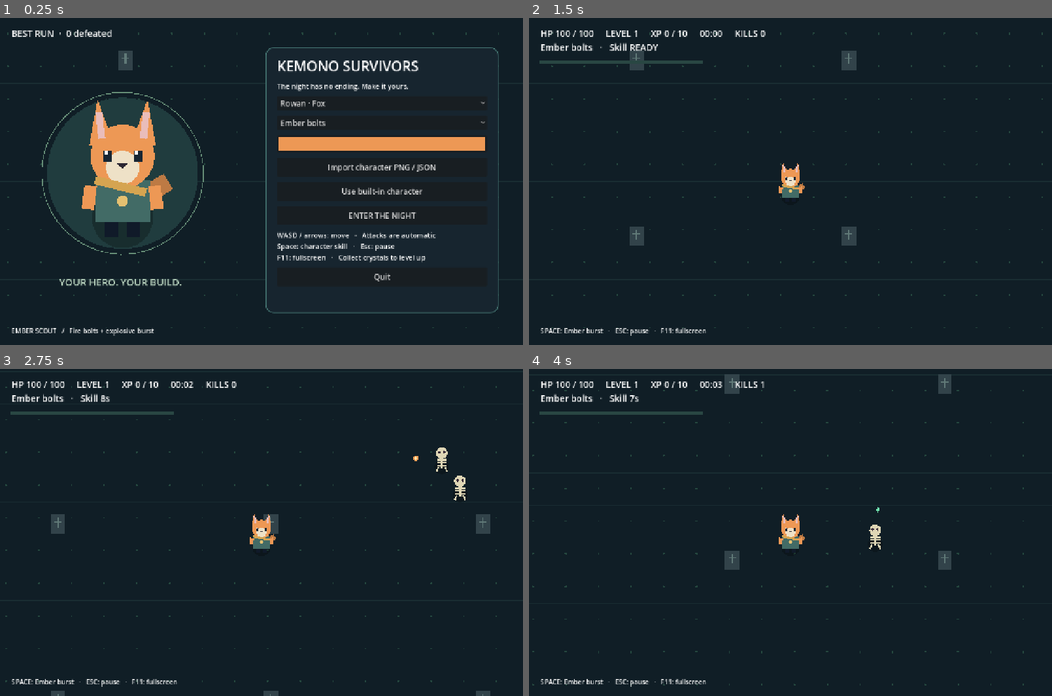
Above: before the commit, frames 1-4 (two rows, left to right).
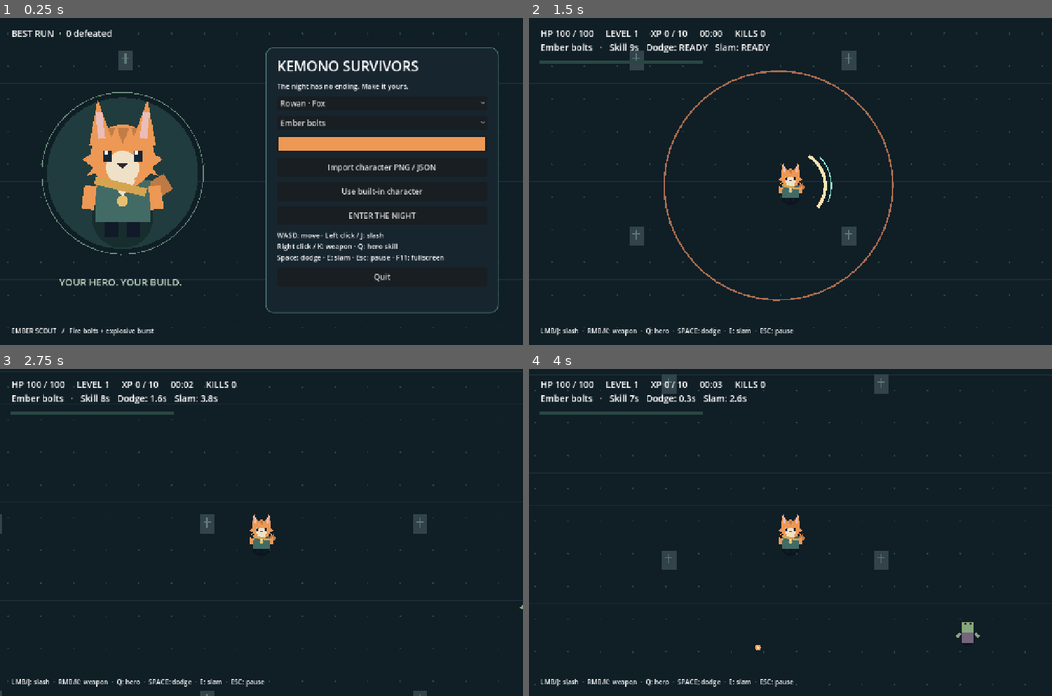
Above: after the commit, the same moments.

Repository: walpbear/Testing
Game: Godot game, scene res://main.tscn
The game is run twice, just before and just after one commit, with the same random seed, the same clock (stepped at 60 frames per second) and the same inputs.
Inputs (mouse positions are in pixels of both pictures, inside the frame that each line leads up to):
- Up to frame 1 (0.25 s): no input
- Up to frame 2 (1.5 s): click "ENTER THE NIGHT" at 0.5 s; tap Enter at 1.25 s; move the mouse to (905, 165) at 1.27 s; hold D from 1.28 s (still down); tap Q at 1.35 s; click (905, 165) at 1.42 s
- Up to frame 3 (2.75 s): tap Space at 1.52, 1.82, 2.27, 2.57 s; tap E at 1.55, 2.1 s; move the mouse to (156, 548) at 2.02 s; release D at 2.03 s; hold S from 2.03 s (still down); click (156, 548) at 2.17 s; tap J at 2.3 s
- Up to frame 4 (4 s): move the mouse to (842, 460) at 2.77 s; release S at 2.78 s; hold D 2.78-3.53 s; hold J 2.78-3.53 s; click (842, 460) at 2.92 s; tap K at 3.05, 3.6 s; move the mouse to (764, 597) at 3.52 s; hold W from 3.53 s (still down); click (764, 597) at 3.67 s; tap Space at 3.77, 3.8 s

The runs differ from the first frame. In frame 1, 1.0% of the frame differs, in the area x 15-85%, y 33-75%; in frame 2, 1.7%; in frame 3, 2.3%; in frame 4, 2.7%, in the area x 0-95%, y 1-98%.

Commit message:
Switch to manual hack-and-slash combat with hit reactions and audio

Diff:
--- a/kemono-survivors/scripts/game.gd
+++ b/kemono-survivors/scripts/game.gd
@@ -47,10 +47,20 @@
 var movement := Vector2.ZERO
 var orbit_timer := 0.0
 var spawn_enabled := true
+var facing := Vector2.RIGHT
+var slash_time := 0.0
+var blade_time := 0.0
+var dodge_cd := 0.0
+var slam_cd := 0.0
+var hurt_time := 0.0
+var sound_enabled := true
+var sounds: Dictionary = {}
+var sound_players: Array[AudioStreamPlayer] = []
 
 func _ready() -> void:
 	rng.randomize()
 	load_settings()
+	build_sounds()
 	build_ui()
 	show_menu()
 
@@ -120,7 +130,7 @@
 	box.add_child(button("Import character PNG / JSON", func(): file_dialog.popup_centered_ratio(0.75)))
 	box.add_child(button("Use built-in character", func(): custom = false; select_hero(hero)))
 	box.add_child(button("ENTER THE NIGHT", start_run))
-	box.add_child(label("WASD / arrows: move   ·   Attacks are automatic\nSpace: character skill   ·   Esc: pause\nF11: fullscreen   ·   Collect crystals to level up", 17))
+	box.add_child(label("WASD: move · Left click / J: slash\nRight click / K: weapon · Q: hero skill\nSpace: dodge · E: slam · Esc: pause · F11: fullscreen", 17))
 	box.add_child(button("Quit", func(): get_tree().quit()))
 	file_dialog = FileDialog.new()
 	file_dialog.access = FileDialog.ACCESS_FILESYSTEM
@@ -178,6 +188,11 @@
 	skill_cooldown = 0
 	invincible = 0
 	orbit_timer = 0
+	slash_time = 0
+	blade_time = 0
+	dodge_cd = 0
+	slam_cd = 0
+	hurt_time = 0
 	enemies.clear()
 	bolts.clear()
 	gems.clear()
@@ -186,13 +201,16 @@
 	state = "playing"
 	menu.hide()
 	overlay.hide()
-	notice.text = "SPACE: " + ["Ember burst", "Moon dash", "Healing howl", "Thunder strike"][hero] + "   ·   ESC: pause   ·   F11: fullscreen"
+	notice.text = "LMB/J: slash  ·  RMB/K: weapon  ·  Q: hero  ·  SPACE: dodge  ·  E: slam  ·  ESC: pause"
 
 func _unhandled_key_input(event: InputEvent) -> void:
 	if not event is InputEventKey or not event.pressed or event.echo: return
 	if event.keycode == KEY_F11:
 		DisplayServer.window_set_mode(DisplayServer.WINDOW_MODE_WINDOWED if DisplayServer.window_get_mode() == DisplayServer.WINDOW_MODE_FULLSCREEN else DisplayServer.WINDOW_MODE_FULLSCREEN)
-	if event.keycode == KEY_SPACE and state == "playing": use_skill()
+	if state == "playing":
+		if event.keycode == KEY_Q: use_skill()
+		if event.keycode == KEY_SPACE: dodge()
+		if event.keycode == KEY_E: slam()
 	if event.keycode == KEY_ESCAPE:
 		if state == "playing":
 			state = "paused"
@@ -206,6 +224,10 @@
 func _process(delta: float) -> void:
 	if state == "playing":
 		movement = Vector2(float(Input.is_physical_key_pressed(KEY_D) or Input.is_physical_key_pressed(KEY_RIGHT)) - float(In …(267 unchanged characters)…
+		var aim := get_global_mouse_position() - Vector2(640, 410)
+		if aim.length() > 8: facing = aim.normalized()
+		if Input.is_mouse_button_pressed(MOUSE_BUTTON_LEFT) or Input.is_physical_key_pressed(KEY_J): basic_attack()
+		if Input.is_mouse_button_pressed(MOUSE_BUTTON_RIGHT) or Input.is_physical_key_pressed(KEY_K): weapon_attack()
 		step_world(minf(delta, 0.05))
 	queue_redraw()
 
@@ -215,35 +237,42 @@
 	player += movement * speed * dt
 	invincible = maxf(0, invincible - dt)
 	skill_cooldown = maxf(0, skill_cooldown - dt)
-	attack_timer -= dt
+	attack_timer = maxf(0, attack_timer - dt)
+	slash_time = maxf(0, slash_time - dt)
+	blade_time = maxf(0, blade_time - dt)
+	dodge_cd = maxf(0, dodge_cd - dt)
+	slam_cd = maxf(0, slam_cd - dt)
+	hurt_time = maxf(0, hurt_time - dt)
 	spawn_timer -= dt
 	orbit_timer += dt
 	if spawn_enabled and spawn_timer <= 0:
 		spawn_timer = maxf(0.12, 0.9 - elapsed / 450.0)
 		for i in range(1 + mini(4, int(elapsed / 90))): spawn_enemy()
-	if attack_timer <= 0:
-		attack_timer = attack_interval
-		auto_attack()
 	for enemy in enemies:
 		var distance: Vector2 = player - enemy.pos
 		enemy.pos += distance.normalized() * float(enemy.speed) * (0.45 if float(enemy.get("slow", 0)) > 0 else 1.0) * dt
+		enemy.flash = maxf(0, float(enemy.get("flash", 0)) - dt)
 		enemy.slow = maxf(0, float(enemy.get("slow", 0)) - dt)
 		if distance.length() < 27 and invincible <= 0:
 			hp -= float(enemy.damage)
+			hurt_time = 0.25
+			play_sound("hurt")
+			enemy.pos -= distance.normalized() * 35
 			invincible = 0.7
-		if weapon == 1 and fmod(orbit_timer, attack_interval * 0.55) < dt and distance.length() < 100:
-			enemy.hp -= damage * (0.65 + mini(4, upgrades.multishot) * 0.16)
+		if blade_time > 0 and fmod(orbit_timer, attack_interval * 0.55) < dt and distance.length() < 100:
+			hit_enemy(enemy, damage * (0.65 + mini(4, upgrades.multishot) * 0.16))
 	for bolt in bolts:
 		bolt.pos += bolt.velocity * dt
 		bolt.life -= dt
 		for enemy in enemies:
 			if float(enemy.hp) > 0 and (bolt.pos as Vector2).distance_to(enemy.pos) < float(enemy.radius) + 8 and bolt.life > 0:
-				enemy.hp -= float(bolt.damage)
+				hit_enemy(enemy, float(bolt.damage))
 				bolt.life = 0
 	for i in range(enemies.size()-1, -1, -1):
 		if enemies[i].hp <= 0:
 			gems.append({"pos":enemies[i].pos, "value":3.0 if enemies[i].elite else 1.0})
 			kills += 1
+			play_sound("defeat")
 			enemies.remove_at(i)
 	bolts = bolts.filter(func(b): return b.life > 0)
 	for i in range(gems.size()-1, -1, -1):
@@ -252,6 +281,7 @@
 			gems[i].pos = (gems[i].pos as Vector2).move_toward(player, 340 * dt)
 		if distance < 22:
 			xp += float(gems[i].value)
+			play_sound("pickup")
 			gems.remove_at(i)
 	for effect in effects: effect.life -= dt
 	effects = effects.filter(func(e): return e.life > 0)
@@ -265,6 +295,7 @@
 		xp_needed = 8 + level * 5
 		show_level_up()
 	hud.text = "HP %d / %d     LEVEL %d     XP %d / %d     %02d:%02d     KILLS %d\n%s   ·   Skill %s" % [maxi(0, int(hp)), int(max_hp), level, int(xp), int(xp_needed), int(elapsed)/60, int(elapsed)%60, kills, WEAPONS[weapon], "READY" if skill_cooldown <= 0 else "%ds" % int(ceil(skill_cooldown))]
+	hud.text += "   Dodge: %s   Slam: %s" % ["READY" if dodge_cd <= 0 else "%.1fs" % dodge_cd, "READY" if slam_cd <= 0 else "%.1fs" % slam_cd]
 
 func spawn_enemy(kind := -1, at := Vector2.INF) -> void:
 	if enemies.size() >= 220: return
@@ -272,7 +303,7 @@
 	if at == Vector2.INF: at = player + Vector2.from_angle(rng.randf() * TAU) * rng.randf_range(680, 830)
 	var elite := elapsed > 60 and rng.randf() < 0.045
 	var growth := 1.0 + elapsed / 180.0
-	enemies.append({"pos":at, "kind":kind, "hp":float([36, 25,  …(167 unchanged characters)… ":28.0 if elite else 18.0, "elite":elite})
+	enemies.append({"pos":at, "kind":kind, "hp":float([36, 25,  …(167 unchanged characters)… ":28.0 if elite else 18.0, "elite":elite, "max_hp":float([36, 25, 30][kind]) * growth * (4 if elite else 1), "flash":0.0})
 
 func nearest_enemy() -> int:
 	var selected := -1
@@ -307,16 +338,17 @@
 					distance = d
 			if picked >= 0:
 				used.append(picked)
-				enemies[picked].hp -= damage * 1.4
+				hit_enemy(enemies[picked], damage * 1.4)
 				effects.append({"pos":enemies[picked].pos, "from":player, "radius":18.0, "color":Color("f5dd85"), "life":0.22})
 
 func area_damage(radius: float, amount: float, color_value: Color) -> void:
 	for enemy in enemies:
-		if player.distance_to(enemy.pos) < radius: enemy.hp -= amount
+		if player.distance_to(enemy.pos) < radius: hit_enemy(enemy, amount)
 	effects.append({"pos":player, "radius":radius, "color":color_value, "life":0.35})
 
 func use_skill() -> bool:
 	if state != "playing" or skill_cooldown > 0: return false
+	play_sound("skill")
 	skill_cooldown = [9.0, 5.0, 12.0, 10.0][hero]
 	match hero:
 		0: area_damage(280, damage * 4, Color("ff9765"))
@@ -343,6 +375,7 @@
 
 func show_level_up() -> void:
 	state = "upgrade"
+	play_sound("level")
 	var keys: Array = upgrades.keys()
 	keys.shuffle()
 	var descriptions := {"power":"Power  ·  +25% damage", "haste":"Haste  ·  faster attacks", "stride":"Stride  ·  +20 movement speed", "vitality":"Vitality  ·  +20 health + heal", "magnet":"Magnet  ·  wider crystal pickup", "multishot":"Mastery  ·  more bolts / blades / reach"}
@@ -415,10 +448,18 @@
 		var p := screen_pos(effect.pos)
 		draw_arc(p, effect.radius, 0, TAU, 48, c, 4)
 		if effect.has("from"): draw_line(screen_pos(effect.from), p, c, 4)
-	if weapon == 1:
+		if effect.has("damage"):
+			draw_string(ThemeDB.fallback_font, p + Vector2(-12, -35 - (0.5 - float(effect.life)) * 55), str(int(effect.damage)), HORIZONTAL_ALIGNMENT_LEFT, -1, 19, Color("fff0c4"))
+			for j in range(5): draw_line(p + Vector2.from_angle(j * TAU/5) * 12, p + Vector2.from_angle(j * TAU/5) * 23, c, 2)
+	if blade_time > 0:
 		for i in range(2 + mini(4, upgrades.multishot)):
 			var p := Vector2(640, 410) + Vector2.from_angle(orbit_timer * 3 + i * TAU / (2 + mini(4, upgrades.multishot))) * 80
 			draw_line(p - Vector2(8, 12), p + Vector2(8, 12), Color("dad7ff"), 6)
+	if slash_time > 0:
+		var angle := facing.angle()
+		draw_arc(Vector2(640,410), 85, angle - 0.85, angle + 0.85, 24, Color("f9e5b2"), 8)
+		draw_arc(Vector2(640,410), 100, angle - 0.6, angle + 0.6, 20, Color("91e8d3"), 3)
+	if hurt_time > 0: draw_rect(Rect2(0,0,1280,800), Color(0.8,0.15,0.12,hurt_time * 0.32))
 	if invincible <= 0 or int(elapsed * 12) % 2 == 0: draw_hero(Vector2(640, 410), 1)
 	draw_rect(Rect2(25, 106, 400, 7), Color("294743"))
 	draw_rect(Rect2(25, 106, 400 * minf(1, xp / xp_needed), 7), Color("7ee8b1"))
@@ -446,6 +487,12 @@
 	draw_line(p + Vector2(-23, 3)*s, p + Vector2(-25, 20)*s, tint, 9*s)
 	draw_line(p + Vector2(23, 3)*s, p + Vector2(25, 20)*s, tint, 9*s)
 	draw_circle(p + Vector2(0, -18)*s, 23*s, tint)
+	# Cheek tufts, fluffy chest, hair fringe and contrasting ear tips.
+	for side in [-1, 1]:
+		draw_colored_polygon(PackedVector2Array([p+Vector2(side*17,-23)*s,p+Vector2(side*29,-16)*s,p+Vector2(side*21,-10)*s,p+Vector2(side*26,-4)*s,p+Vector2(side*13,-8)*s]), tint)
+	draw_colored_polygon(PackedVector2Array([p+Vector2(-10,-1)*s,p+Vector2(0,11)*s,p+Vector2(10,-1)*s]),Color("eee1c7"))
+	for i in range(3):
+		draw_colored_polygon(PackedVector2Array([p+Vector2(-14+i*10,-39)*s,p+Vector2(-5+i*10,-39)*s,p+Vector2(-10+i*10,-27)*s]),tint.darkened(0.18))
 	var ear_height := 45 if species == "rabbit" else 28
 	for side in [-1, 1]:
 		var base := p + Vector2(side * 15, -31)*s
@@ -481,3 +528,86 @@
 	var eye_y := 2 if enemy.kind == 1 else -19
 	for side in [-1,1]: draw_circle(p+Vector2(side*6,eye_y)*s,3*s,Color("342635"))
 	if enemy.elite: draw_arc(p,36,0,TAU,24,Color("ed8d6b"),2)
+
+	if enemy.hp < enemy.max_hp:
+		draw_rect(Rect2(p+Vector2(-20,-42)*s,Vector2(40,4)*s),Color("402735"))
+		draw_rect(Rect2(p+Vector2(-20,-42)*s,Vector2(40*maxf(0,enemy.hp/enemy.max_hp),4)*s),Color("dc7c86"))
+	if float(enemy.get("flash", 0)) > 0:
+		draw_circle(p, 24*s, Color(1,0.95,0.8,0.6))
+
+func basic_attack() -> bool:
+	if state != "playing" or attack_timer > 0: return false
+	attack_timer = attack_interval * 0.55
+	slash_time = 0.18
+	play_sound("slash")
+	for enemy in enemies:
+		var toward: Vector2 = enemy.pos - player
+		if toward.length() < 112 and (toward.length() < 35 or facing.dot(toward.normalized()) > 0.45): hit_enemy(enemy, damage * 1.3)
+	return true
+
+func weapon_attack() -> bool:
+	if state != "playing" or attack_timer > 0: return false
+	attack_timer = attack_interval
+	play_sound("weapon")
+	if weapon == 1: blade_time = 2.0
+	elif weapon == 0:
+		for i in range(1 + mini(4, upgrades.multishot)):
+			bolts.append({"pos":player,"velocity":facing.rotated((i-mini(4,upgrades.multishot)*0.5)*0.12)*530,"life":1.4,"damage":damage})
+	else: auto_attack()
+	return true
+
+func dodge() -> bool:
+	if state != "playing" or dodge_cd > 0: return false
+	dodge_cd = 2.8
+	invincible = 0.6
+	player += (movement if movement.length() > 0 else facing) * 155
+	play_sound("slash")
+	effects.append({"pos":player,"radius":40.0,"color":Color("9de4cd"),"life":0.3})
+	return true
+
+func slam() -> bool:
+	if state != "playing" or slam_cd > 0: return false
+	slam_cd = 5.0
+	play_sound("skill")
+	area_damage(190,damage*2.5,Color("e7b773"))
+	return true
+
+func hit_enemy(enemy: Dictionary, amount: float) -> void:
+	if enemy.hp <= 0: return
+	enemy.hp -= amount
+	enemy.flash = 0.14
+	enemy.pos += (enemy.pos - player).normalized() * 17
+	effects.append({"pos":enemy.pos,"radius":13.0,"color":Color("ffd09b"),"life":0.5,"damage":amount})
+	play_sound("hit")
+
+func build_sounds() -> void:
+	for name_value in ["slash","weapon","hit","hurt","skill","defeat","pickup","level"]:
+		var length := 0.3 if name_value in ["skill","level"] else 0.10
+		var base: float = {"slash":180,"weapon":470,"hit":120,"hurt":90,"skill":260,"defeat":160,"pickup":1000,"level":660}[name_value]
+		var samples := PackedByteArray()
+		samples.resize(int(22050 * length) * 2)
+		for i in range(samples.size()/2):
+			var t := float(i)/22050
+			var envelope := pow(1.0-t/length,2)
+			var frequency := base * (1.0+t*2 if name_value in ["pickup","level"] else 1.0-t/length*0.5)
+			var value := sin(TAU*frequency*t)
+			if name_value in ["slash","hit","hurt"]: value = value*0.4 + rng.randf_range(-0.6,0.6)
+			samples.encode_s16(i*2,int(value*envelope*9500))
+		var stream := AudioStreamWAV.new()
+		stream.format = AudioStreamWAV.FORMAT_16_BITS
+		stream.mix_rate = 22050
+		stream.data = samples
+		sounds[name_value] = stream
+	for i in range(12):
+		var node := AudioStreamPlayer.new()
+		node.volume_db = -14
+		add_child(node)
+		sound_players.append(node)
+
+func play_sound(name_value: String) -> void:
+	if not sound_enabled or not sounds.has(name_value): return
+	for node in sound_players:
+		if not node.playing:
+			node.stream = sounds[name_value]
+			node.play()
+			return
--- a/kemono-survivors/tests/smoke.gd
+++ b/kemono-survivors/tests/smoke.gd
@@ -13,20 +13,37 @@
 	root.add_child(game)
 	await process_frame
 	game.set_process(false)
+	game.sound_enabled = false
 	check(game.state == "menu", "menu starts")
+	check(game.sounds.size() == 8 and game.sounds.hit.data.size() > 4000, "generated effect audio")
 	for index in range(4):
 		game.select_hero(index)
 		game.start_run()
 		check(game.weapon == index and game.hp == game.HEROES[index].hp, "hero loadout")
 		game.spawn_enabled = false
 		game.spawn_enemy(0, Vector2(90, 0))
-		game.auto_attack()
-		for i in range(90): game.step_world(0.016)
+		game.facing = Vector2.RIGHT
+		game.weapon_attack()
+		for i in range(120):
+			game.weapon_attack()
+			game.step_world(0.016)
 		check(game.kills > 0, "weapon kills enemy %d" % index)
 		check(game.use_skill(), "skill activates")
 		check(not game.use_skill(), "skill cooldown")
 	game.start_run()
 	game.spawn_enabled = false
+	game.spawn_enemy(2, Vector2(80, 0))
+	game.step_world(0.1)
+	check(game.bolts.is_empty() and game.enemies[0].hp == game.enemies[0].max_hp, "no automatic attacks")
+	game.facing = Vector2.RIGHT
+	check(game.basic_attack(), "manual slash")
+	check(game.enemies[0].hp < game.enemies[0].max_hp and game.enemies[0].flash > 0, "hit reaction")
+	check(not game.basic_attack(), "attack cooldown")
+	check(game.dodge() and not game.dodge(), "dodge cooldown")
+	check(game.slam() and not game.slam(), "slam cooldown")
+	game.player = Vector2.ZERO
+	game.enemies.clear()
+	game.invincible = 0
 	game.spawn_enemy(2, Vector2.ZERO)
 	game.step_world(0.01)
 	check(game.hp < game.max_hp, "contact damage")
--- a/kemono-survivors/tests/visual.gd
+++ b/kemono-survivors/tests/visual.gd
@@ -9,7 +9,9 @@
 	game.start_run()
 	game.spawn_enabled = false
 	for i in range(35): game.spawn_enemy(i%3, Vector2.from_angle(i * 0.6) * (120 + i * 14))
-	await create_timer(1).timeout
+	game.basic_attack()
+	game.slam()
+	await process_frame
 	await RenderingServer.frame_post_draw
 	root.get_texture().get_image().save_png("/workspace/kemono-build/game.png")
 	quit()
Not shown, changed: kemono-survivors/README.md
Not shown, changed: modding/kemono-survivors-preview.png
Not shown, changed: modding/kemono-survivors-windows.zip
